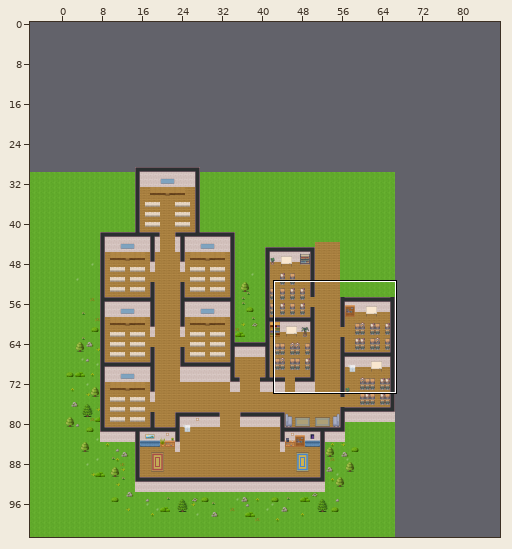
Tiled map (JSON): maps/map.json. Above, an overview of the earlier version with the close-up marked.
Close-up. First the earlier version:
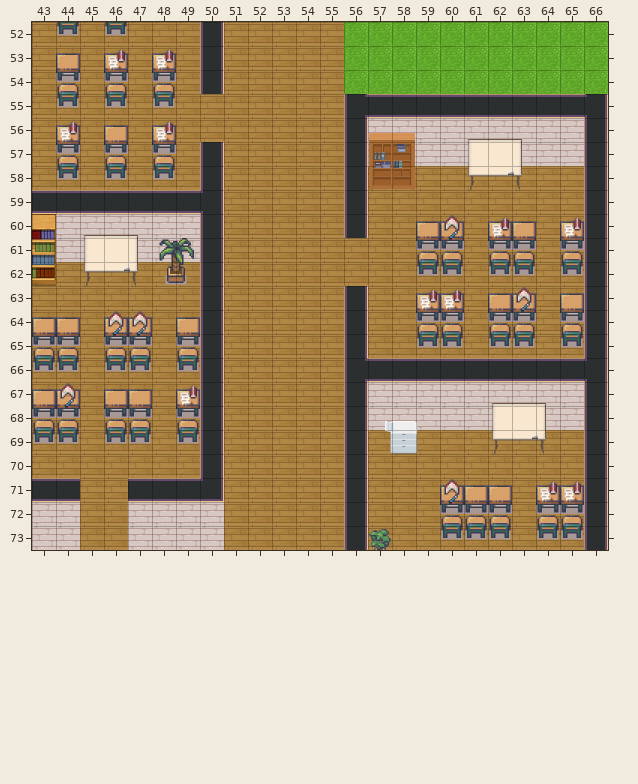
Cells are 32x32 px. Shown: x 43..66, y 52..73. The commit also changed other parts of the map, which this record leaves out. The old version is drawn lined up with the new one.
Now the later version:
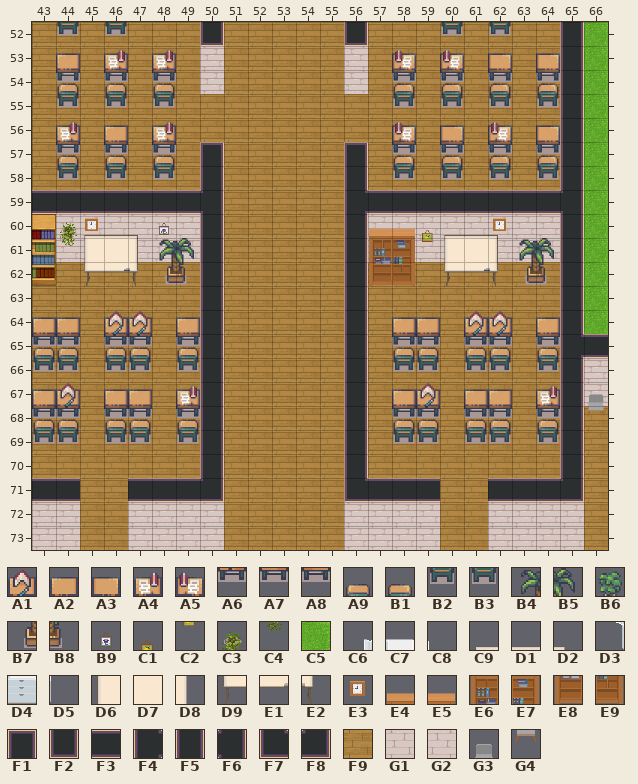
Key: from "Modern_Interiors": A1 577, A2 578, A3 578 flipped left-right, A4 579, A5 579 flipped left-right, A6 593, A7 594, A8 594 flipped left-right, A9 609, B1 609 flipped left-right, B2 625, B3 625 flipped left-right, B4 717, B5 718, B6 732, B7 733, B8 734; from "WA_Decoration": B9 27, C1 34, C2 46, C3 77, C4 89; from "WA_Exterior": C5 625; from "WA_Miscellaneous": C6 26, C7 27, C8 28, C9 33, D1 34, D2 35, D3 36, D4 37, D5 38, D6 43, D7 44, D8 45, D9 53, E1 54, E2 55, E3 78; from "WA_Other_Furniture": E4 0, E5 1, E6 12, E7 13, E8 24, E9 25; from "WA_Room_Builder": F1 31, F2 56, F3 94, F4 108, F5 118, F6 158, F7 368, F8 374, F9 375, G1 393, G2 395 flipped left-right; from "WA_Seats": G3 125, G4 138.
__ is an empty cell, ## one hidden under a higher layer.
From old to new:
map size 84x95 -> 88x101 cells (old content now starts at -17,8; both pictures use the new coordinates)
Layer "floor":
y 52..54: x 56..65 C5 C5 C5 C5 C5 C5 C5 C5 C5 C5 -> __ F9 F9 F9 F9 F9 F9 F9 F9 __
y 55..56: x 56 ## -> F9
y 58: x 65 F9 -> __
y 59..60: x 57..65 F9 F9 F9 F9 F9 F9 F9 F9 F9 -> __ __ __ __ __ __ __ __ __
y 61: x 56..65 F9 F9 F9 F9 F9 F9 F9 F9 F9 F9 -> __ __ __ __ __ __ __ __ __ __
y 62: x 56 F9 -> __; x 65 F9 -> __
y 63..65: x 65 F9 -> __
y 68: x 66 ## -> F9
y 69..70: x 65..66 F9 ## -> __ F9
y 71..73: x 57..59 F9 F9 F9 -> __ __ __; x 62..66 F9 F9 F9 F9 ## -> __ __ __ __ F9
Layer "walls":
y 52: x 50 F5 -> F2; x 56 __ -> F2; x 65 __ -> F5
y 53..54: x 50 F5 -> G1; x 56 __ -> G2; x 65 __ -> F5
y 55: x 56..66 F4 F3 F3 F3 F3 F3 F3 F3 F3 F3 F6 -> __ __ __ __ __ __ __ __ __ F5 __
y 56: x 56..66 F5 G1 G1 G1 G1 G1 G1 G1 G1 G1 F5 -> __ __ __ __ __ __ __ __ __ F5 __
y 57: x 50 F5 -> F1; x 56..66 F5 G1 G1 G1 G1 G1 ## G1 G1 G1 F5 -> F1 __ __ __ __ __ __ __ __ F5 __
y 58: x 65..66 __ F5 -> F5 __
y 59: x 56..66 F5 __ __ __ __ __ __ __ __ __ F5 -> F4 F3 F3 F3 F3 F3 F3 F3 F3 F6 __
y 60: x 57..66 __ __ __ __ __ __ __ __ __ F5 -> G1 G1 G1 G1 G1 G1 G1 G1 F5 __
y 61: x 56..60 __ __ __ __ __ -> F5 G1 G1 G1 G1; x 62..66 __ __ __ __ F5 -> G1 G1 G1 F5 __
y 62: x 56 __ -> F5; x 65..66 __ F5 -> F5 __
y 63..64: x 65..66 __ F5 -> F5 __
y 65: x 65..66 __ F5 -> F4 F3
y 66: x 56..66 F4 F3 F3 F3 F3 F3 F3 F3 F3 F3 F6 -> F5 __ __ __ __ __ __ __ __ F5 G1
y 67: x 57..66 G1 G1 G1 G1 G1 G1 G1 G1 G1 F5 -> __ __ __ __ __ __ __ __ F5 G1
y 68: x 57..66 G1 G1 G1 G1 G1 G1 ## G1 G1 F5 -> __ __ __ __ __ __ __ __ F5 __
y 69..70: x 65..66 __ F5 -> F5 __
y 71: x 56..59 F5 __ __ __ -> F7 F3 F3 F3; x 62..66 __ __ __ __ F5 -> F3 F3 F3 F8 __
y 72..73: x 56..59 F5 __ __ __ -> G1 G1 G1 G1; x 62..66 __ __ __ __ F5 -> G1 G1 G1 G1 __
Layer "furniture":
y 52: x 60 __ -> B3; x 62 __ -> B3
y 54: x 58 __ -> B1; x 60 __ -> B1; x 62 __ -> B1; x 64 __ -> B1
y 55: x 58 __ -> B3; x 60 __ -> B3; x 62 __ -> B3; x 64 __ -> B3
y 56: x 57..58 E4 E5 -> __ __; x 61..63 C9 D1 D2 -> __ __ __
y 57: x 57..58 E6 E7 -> __ B1; x 60..64 __ D6 D7 D8 __ -> B1 __ B1 __ B1
y 58: x 57..58 E8 E9 -> __ B3; x 60..64 __ D9 E1 E2 __ -> B3 __ B3 __ B3
y 60: x 57..58 __ __ -> E4 E5; x 60..62 __ __ __ -> C9 D1 D2
y 61: x 57..65 __ __ A9 A9 __ A9 A9 __ A9 -> E6 E7 __ D6 D7 D8 B4 B5 __
y 62: x 57..65 __ __ B2 B2 __ B2 B2 __ B2 -> E8 E9 __ D9 E1 E2 B7 B8 __
y 64: x 59..60 A9 A9 -> __ __; x 62..63 A9 A9 -> __ __; x 65 A9 -> __
y 65: x 58..65 __ B2 B2 __ B2 B2 __ B2 -> A9 A9 __ A9 A9 __ A9 __
y 66: x 58..59 __ __ -> B2 B2; x 61..62 __ __ -> B2 B2; x 64 __ -> B2
y 67: x 62..64 C9 D1 D2 -> __ __ __; x 66 __ -> G3
y 68: x 57..59 C6 C7 C8 -> __ A9 A9; x 61..64 __ D6 D7 D8 -> A9 A9 __ A9; x 66 __ -> G4
y 69: x 57..59 D3 D4 D5 -> __ B2 B2; x 61..64 __ D9 E1 E2 -> B2 B2 __ B2
y 72: x 60..62 A9 A9 A9 -> __ __ __; x 64..65 A9 A9 -> __ __
y 73: x 57 B6 -> __; x 60..62 B2 B2 B2 -> __ __ __; x 64..65 B2 B2 -> __ __
Layer "aboveFurniture":
y 53: x 58 __ -> A5; x 60 __ -> A5; x 62 __ -> A3; x 64 __ -> A3
y 54: x 58 __ -> A8; x 60 __ -> A8; x 62 __ -> A8; x 64 __ -> A8
y 56: x 58 __ -> A5; x 60 __ -> A3; x 62 __ -> A5; x 64 __ -> A3
y 57: x 58 __ -> A8; x 60 __ -> A8; x 62 __ -> A8; x 64 __ -> A8
y 60: x 44..45 __ __ -> C3 E3; x 48 __ -> B9; x 59..60 A2 A1 -> C1 __; x 62..63 A4 A2 -> E3 __; x 65 A4 -> __
y 61: x 44 __ -> C4; x 59..60 A7 A6 -> C2 __; x 62..63 A7 A7 -> __ __; x 65 A7 -> __
y 63: x 59..60 A4 A4 -> __ __; x 62..63 A2 A1 -> __ __; x 65 A2 -> __
y 64: x 58..65 __ A7 A7 __ A7 A6 __ A7 -> A2 A2 __ A1 A1 __ A2 __
y 65: x 58..59 __ __ -> A7 A7; x 61..62 __ __ -> A6 A6; x 64 __ -> A7
y 67: x 58..59 __ __ -> A2 A1; x 61..62 __ __ -> A2 A2; x 64 __ -> A4
y 68: x 58..59 __ __ -> A7 A6; x 61..62 __ __ -> A7 A7; x 64 __ -> A7
y 71: x 60..62 A1 A2 A2 -> __ __ __; x 64..65 A4 A4 -> __ __
y 72: x 60..62 A6 A7 A7 -> __ __ __; x 64..65 A7 A7 -> __ __
